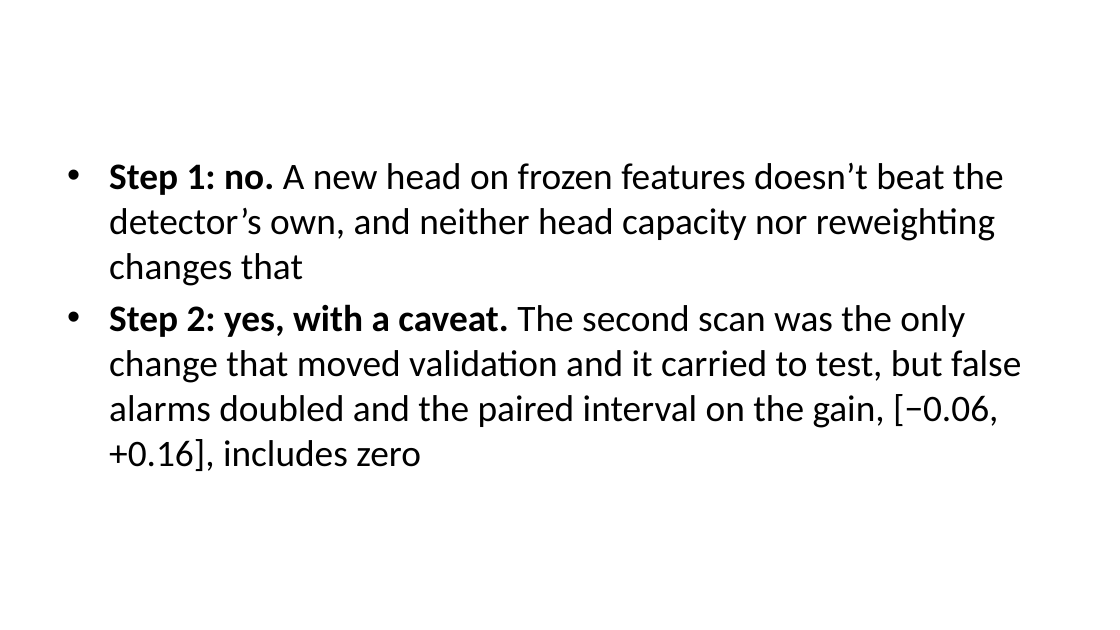
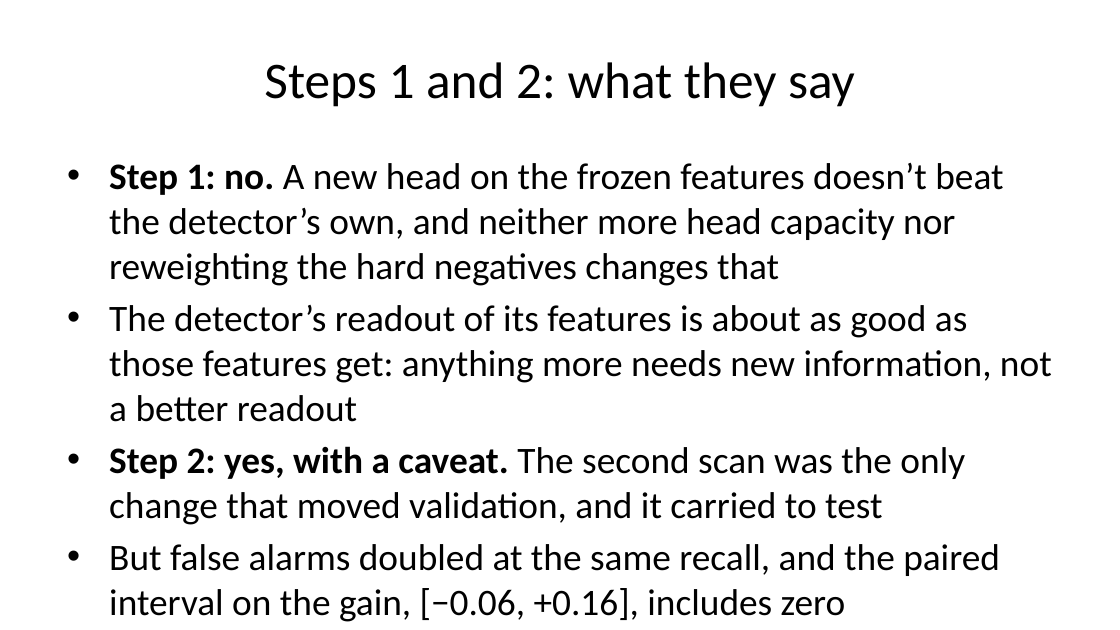
Before and after one commit to jakeryderv/tornado-onset, a slide deck: slide 10 of slides.pptx (slide 9 before the commit). Drawn at 1120x630 pixels with LibreOffice and Linux fonts; fonts in the diff are those of the drawing. Boxes give left, top, right and bottom in pixels: in the first picture for what was removed or moved away, otherwise in the second. Text is boxed around its words. In the diff, an @@ line names an element or a change of style, - is before the commit and + after.

```diff
--- a/slides.pptx
+++ b/slides.pptx
@@ title added at [264,62,855,107], 33 pt, text #000000 @@
+Steps 1 and 2: what they say
@@ text at [109,162,1052,622]: text changed @@
-• Step 1: no. A new head on frozen features doesn’t beat the detector’s own, and neither head capacity nor reweighting changes that
-• Step 2: yes, with a caveat. The second scan was the only change that moved validation and it carried to test, but false alarms doubled and the paired interval on the gain, [−0.06, +0.16], includes zero
+• Step 1: no. A new head on the frozen features doesn’t beat the detector’s own, and neither more head capacity nor reweighting the hard negatives changes that
+• The detector’s readout of its features is about as good as those features get: anything more needs new information, not a better readout
+• Step 2: yes, with a caveat. The second scan was the only change that moved validation, and it carried to test
+• But false alarms doubled at the same recall, and the paired interval on the gain, [−0.06, +0.16], includes zero
+• What it establishes: the second scan carries signal the first doesn’t
```
Also in this commit, not shown: 11 other slides changed, 2 slides added, 1 other file.
